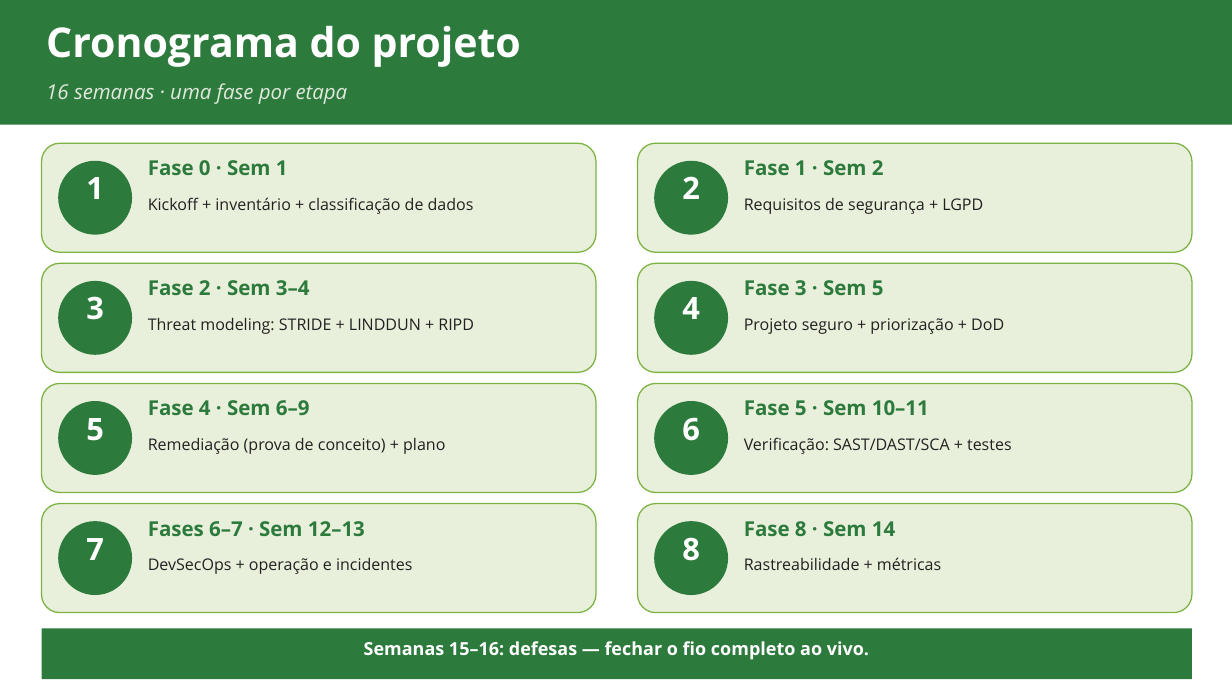
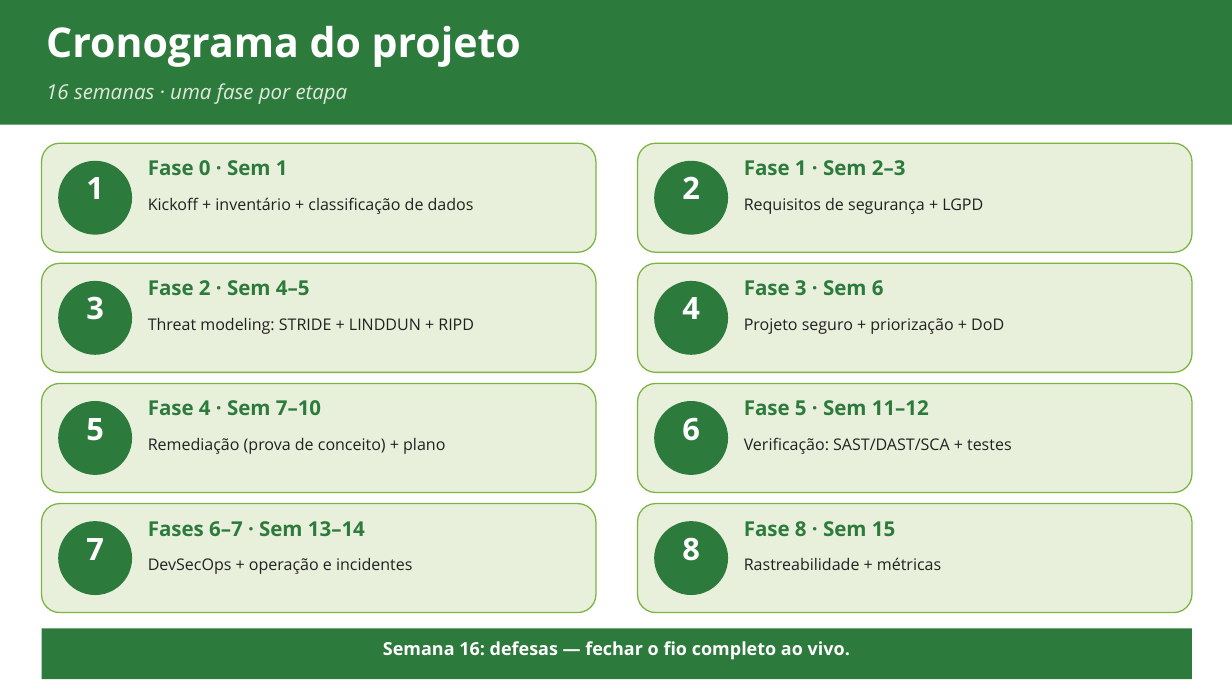
Before and after one commit to ads-sapucaia-ssc/SSC, a slide deck: slide 6 of aulas/aula-01-contexto-e-dados.pptx. Drawn at 1232x693 pixels with LibreOffice and Linux fonts; fonts in the diff are those of the drawing. Boxes give left, top, right and bottom in pixels: in the first picture for what was removed or moved away, otherwise in the second. Text is boxed around its words. In the diff, an @@ line names an element or a change of style, - is before the commit and + after.

```diff
--- a/aulas/aula-01-contexto-e-dados.pptx
+++ b/aulas/aula-01-contexto-e-dados.pptx
@@ text at bbox=[744, 160, 906, 175]: text changed @@
-Fase 1 · Sem 2
+Fase 1 · Sem 2–3
@@ text at bbox=[148, 280, 310, 295]: text changed @@
-Fase 2 · Sem 3–4
+Fase 2 · Sem 4–5
@@ text at bbox=[744, 280, 884, 295]: text changed @@
-Fase 3 · Sem 5
+Fase 3 · Sem 6
@@ text at bbox=[148, 400, 321, 415]: text changed @@
-Fase 4 · Sem 6–9
+Fase 4 · Sem 7–10
@@ text at bbox=[744, 400, 929, 415]: text changed @@
-Fase 5 · Sem 10–11
+Fase 5 · Sem 11–12
@@ text at bbox=[148, 521, 365, 536]: text changed @@
-Fases 6–7 · Sem 12–13
+Fases 6–7 · Sem 13–14
@@ text at bbox=[744, 521, 895, 536]: text changed @@
-Fase 8 · Sem 14
+Fase 8 · Sem 15
@@ text at bbox=[383, 641, 850, 660]: text changed @@
-Semanas 15–16: defesas — fechar o fio completo ao vivo.
+Semana 16: defesas — fechar o fio completo ao vivo.
```
Also in this commit, not shown: 1 other file.
